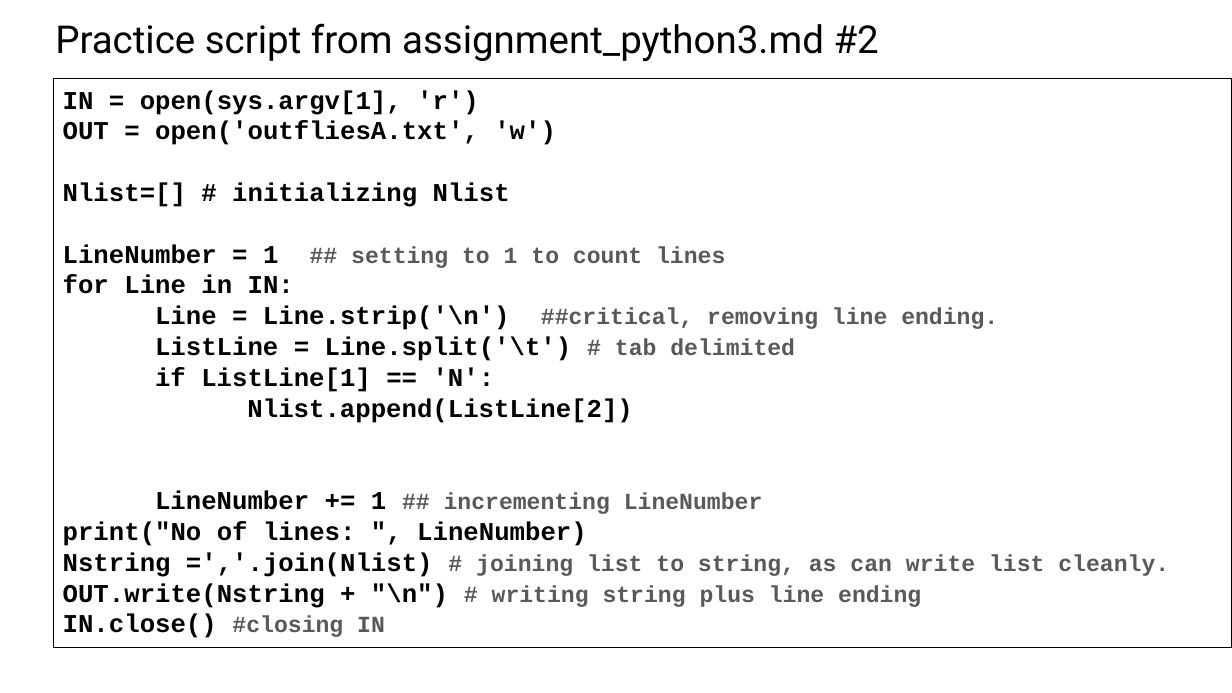
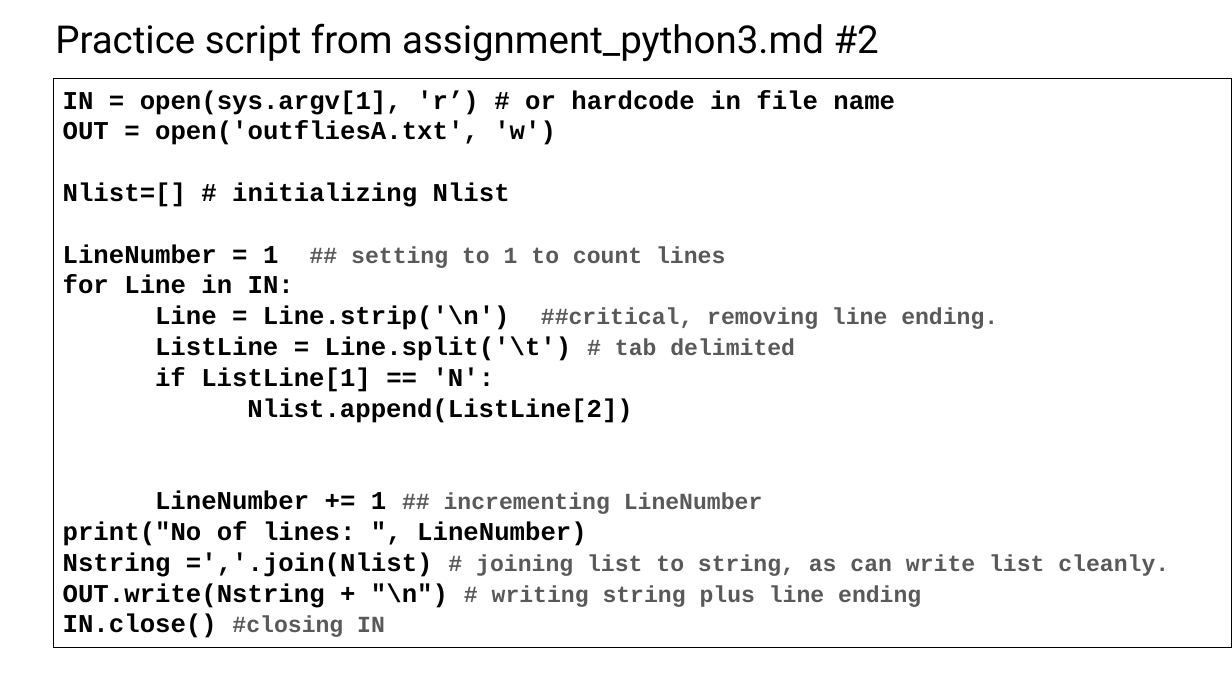
Before and after one commit to tparchman/F25_BIOL792, a slide deck: slide 3 of week9_python4/week9_python4.pptx. Drawn at 1232x693 pixels with LibreOffice and Linux fonts; fonts in the diff are those of the drawing. Boxes give left, top, right and bottom in pixels: in the first picture for what was removed or moved away, otherwise in the second. Text is boxed around its words. In the diff, an @@ line names an element or a change of style, - is before the commit and + after.

```diff
--- a/week9_python4/week9_python4.pptx
+++ b/week9_python4/week9_python4.pptx
@@ text in rectangle at (63,90,895,115): text changed @@
-IN = open(sys.argv[1], 'r')
+IN = open(sys.argv[1], 'r’) # or hardcode in file name
```
Also in this commit, not shown: 3 other slides changed, 2 other files.
